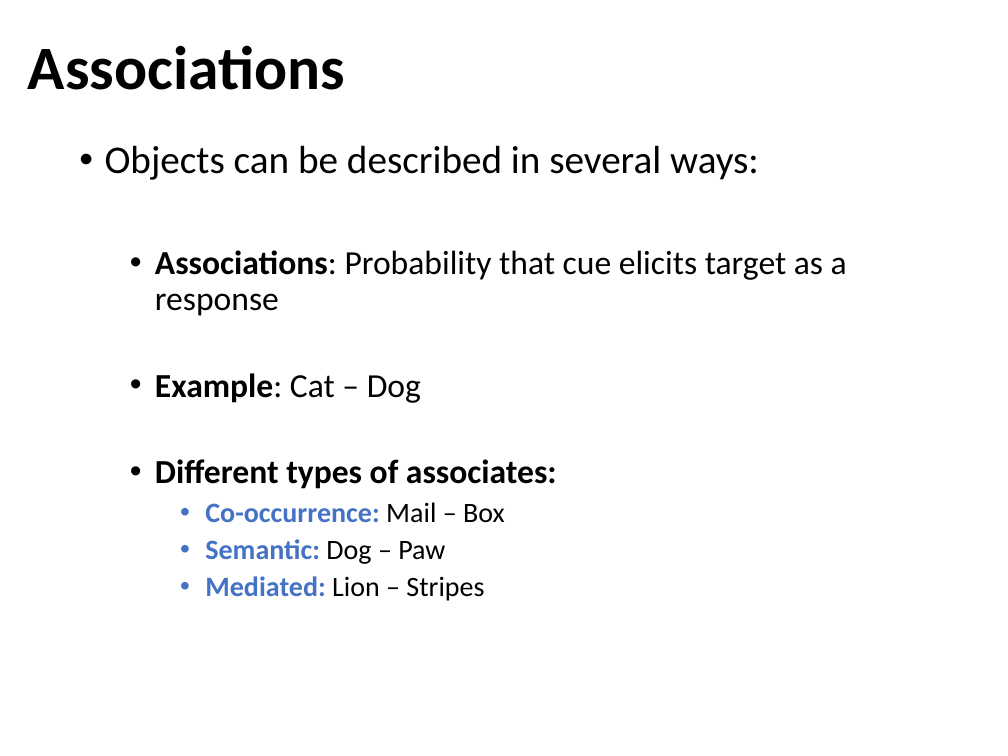
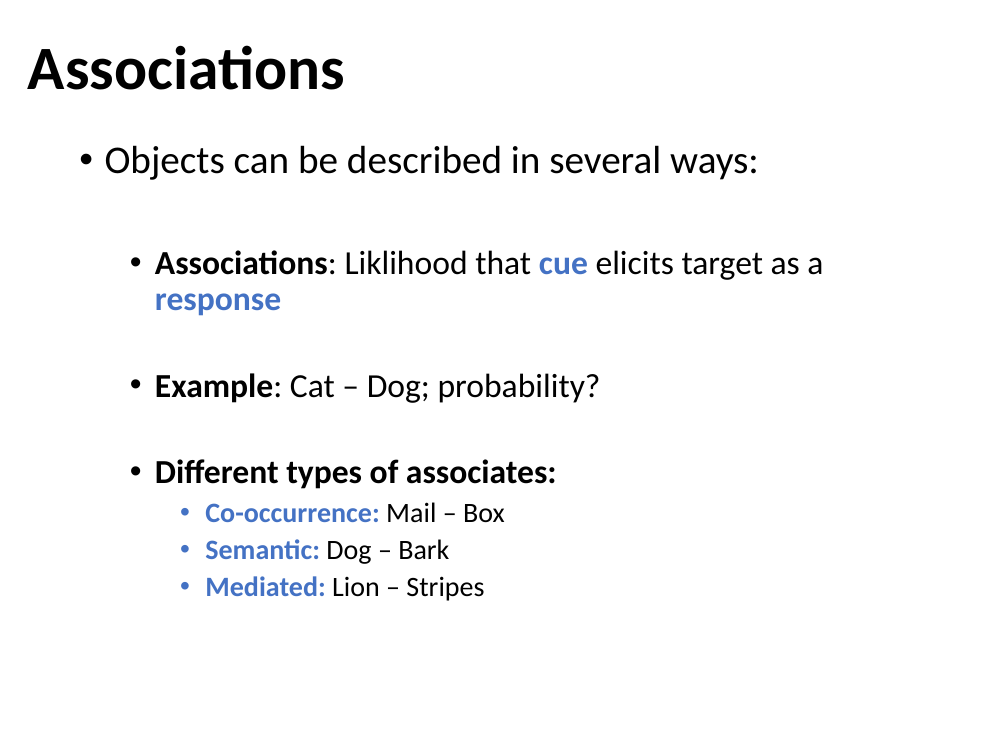
Before and after one commit to npm27/Affordance-Norms, a slide deck: slide 4 of 5 Presentations/UCONN 2022.pptx. Drawn at 1008x756 pixels with LibreOffice and Linux fonts; fonts in the diff are those of the drawing. Boxes give left, top, right and bottom in pixels: in the first picture for what was removed or moved away, otherwise in the second. Text is boxed around its words. In the diff, an @@ line names an element or a change of style, - is before the commit and + after.

```diff
--- a/5 Presentations/UCONN 2022.pptx
+++ b/5 Presentations/UCONN 2022.pptx
@@ text at [155,250,823,403]: text changed @@
-  • Associations: Probability that cue elicits target as a response
-  • Example: Cat – Dog
+  • Associations: Liklihood that cue elicits target as a response
+  • Example: Cat – Dog; probability?
@@ text at [205,539,449,564]: text changed @@
-    • Semantic: Dog – Paw
+    • Semantic: Dog – Bark
```
Also in this commit, not shown: 6 other slides changed.
